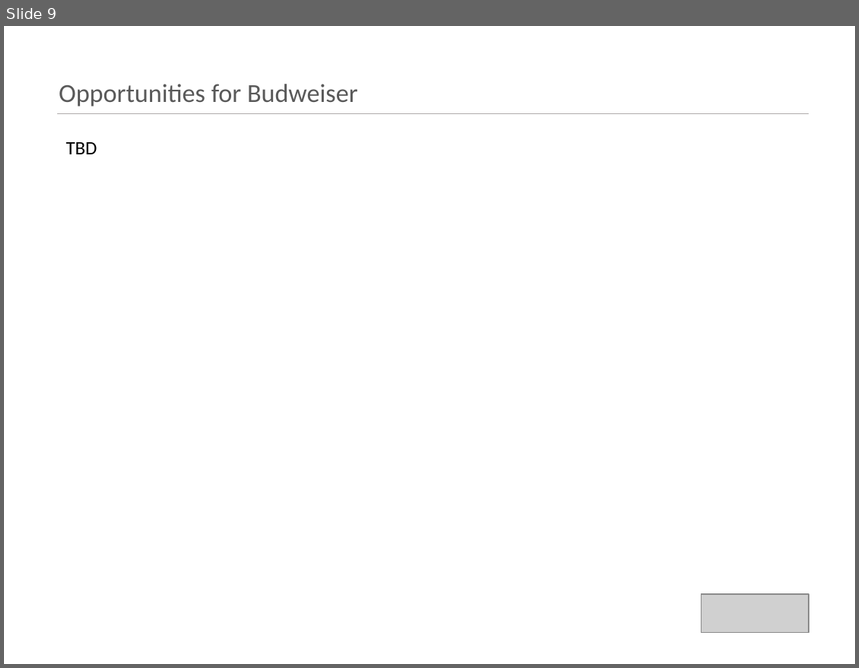
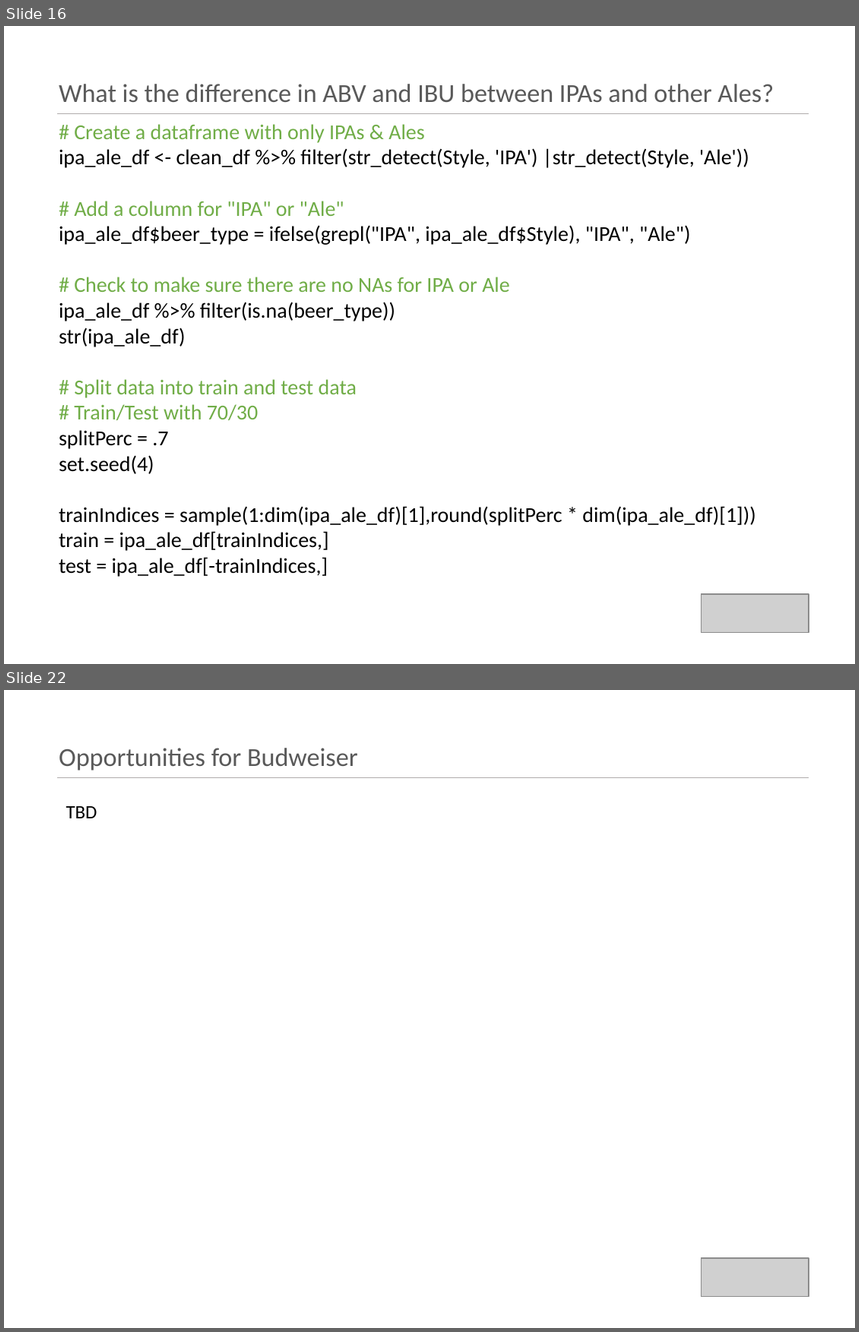
Before and after one commit to kristxh/6306-CaseStudy1-Beer, a slide deck: case_study_1_budweiser.pptx. Shown one above the other, each under a label of ours: slide 9 before the commit, slides 16 and 22 after it; the slides between them are not shown. The pictures are 859x668 and 859x1332 pixels, drawn with LibreOffice and Linux fonts; fonts in the diff are those of the drawing; grey boxes stand for pictures. Boxes give left, top, right and bottom in pixels: in the first picture for what was removed or moved away, otherwise in the second. Text is boxed around its words. In the diff, an @@ line names an element or a change of style, - is before the commit and + after.

```diff
--- a/case_study_1_budweiser.pptx
+++ b/case_study_1_budweiser.pptx
@@ slide 16 added at [4, 26, 855, 664], background #FFFFFF @@
@@ title added at [59, 84, 774, 102], 22 pt, text #595959 @@
+What is the difference in ABV and IBU between IPAs and other Ales?
@@ line added from (58, 113) to (810, 113), #AFABAB 0.5 pt @@
@@ text added at [59, 124, 756, 577], 18 pt, text #000000 @@
+# Create a dataframe with only IPAs & Ales
+ipa_ale_df <- clean_df %>% filter(str_detect(Style, 'IPA') |str_detect(Style, 'Ale'))
+# Add a column for "IPA" or "Ale"
+ipa_ale_df$beer_type = ifelse(grepl("IPA", ipa_ale_df$Style), "IPA", "Ale")
+# Check to make sure there are no NAs for IPA or Ale
+ipa_ale_df %>% filter(is.na(beer_type))
+str(ipa_ale_df)
+# Split data into train and test data
+# Train/Test with 70/30
+splitPerc = .7
+set.seed(4)
+trainIndices = sample(1:dim(ipa_ale_df)[1],round(splitPerc * dim(ipa_ale_df)[1]))
+train = ipa_ale_df[trainIndices,]
+test = ipa_ale_df[-trainIndices,]
@@ picture added at [701, 594, 808, 633] @@
@@ what was slide 9 is now slide 22 @@
```
Also in this commit, not shown: 6 slides changed, 12 other slides added.
